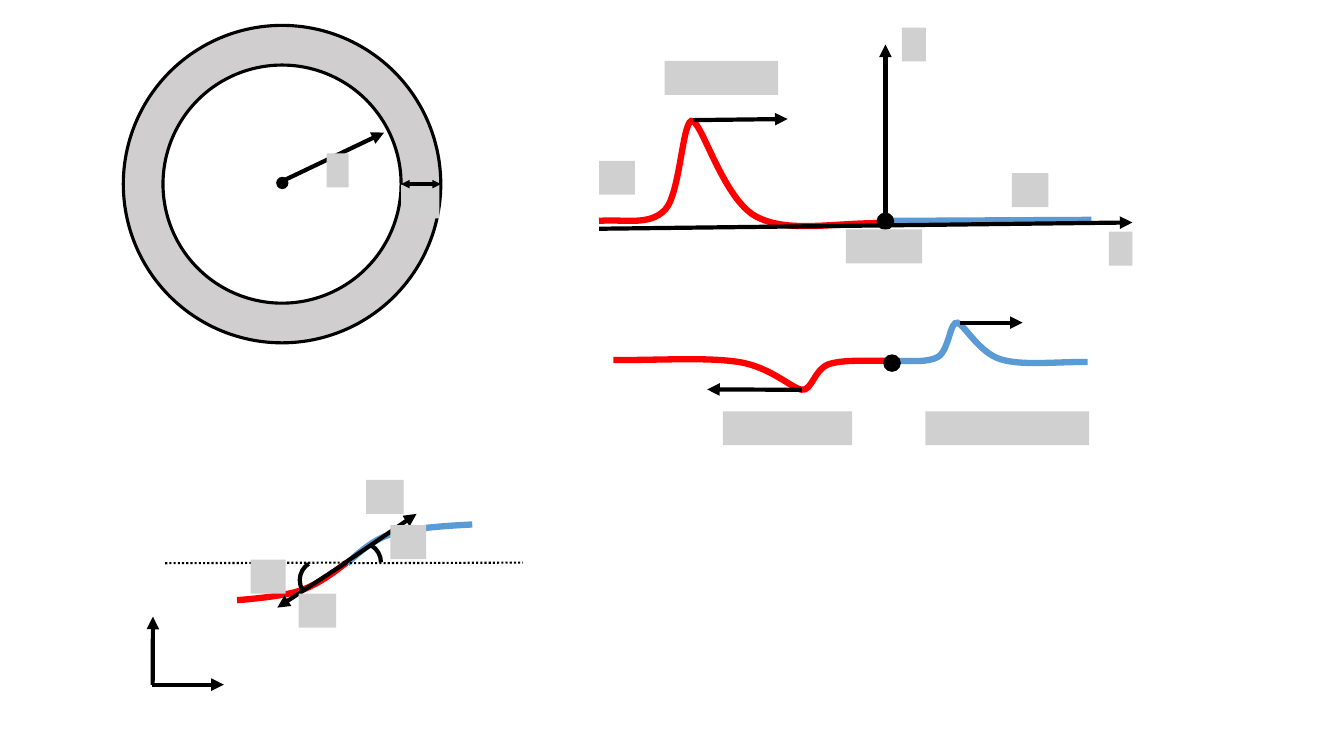
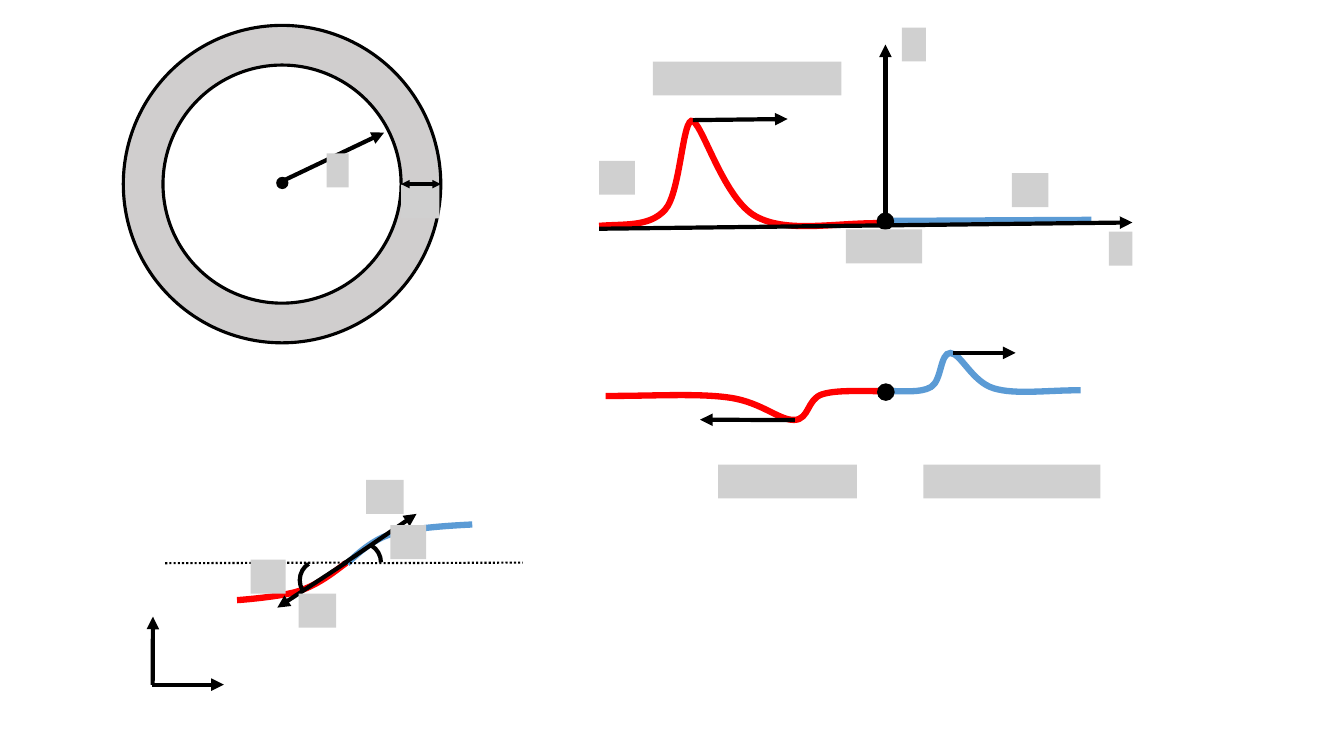
Before and after one commit to OSTP/PhysicsArtofModelling, a slide deck: slide 12 of tex/figures/Waves/Figures.pptx. Drawn at 1344x756 pixels with LibreOffice and Linux fonts; fonts in the diff are those of the drawing; grey boxes stand for pictures; background and template pictures are left out. Boxes give left, top, right and bottom in pixels: in the first picture for what was removed or moved away, otherwise in the second. Text is boxed around its words. In the diff, an @@ line names an element or a change of style, - is before the commit and + after.

```diff
--- a/tex/figures/Waves/Figures.pptx
+++ b/tex/figures/Waves/Figures.pptx
@@ picture: place and size @@
-picture at bbox=[664, 60, 778, 95]
+picture at bbox=[653, 62, 842, 96]
@@ freeform shape at bbox=[599, 121, 881, 226]: outline redrawn @@
@@ 1 ellipse, 1 arrow, 1 freeform shape: place and size @@
-1 ellipse, 1 arrow, 1 freeform shape at bbox=[885, 323, 1088, 370]
+1 ellipse, 1 arrow, 1 freeform shape at bbox=[879, 353, 1081, 398]
@@ freeform shape: place and size @@
-freeform shape at bbox=[614, 359, 896, 389]
+freeform shape at bbox=[606, 391, 889, 420]
@@ arrow moved from (803, 390) - (708, 389) to (795, 420) - (700, 419) @@
@@ picture removed at bbox=[723, 411, 852, 446] @@
@@ picture removed at bbox=[926, 411, 1089, 446] @@
@@ picture added at bbox=[719, 465, 858, 499] @@
@@ picture added at bbox=[924, 465, 1101, 499] @@
```
Also in this commit, not shown: 1 slide added, 5 other files.
